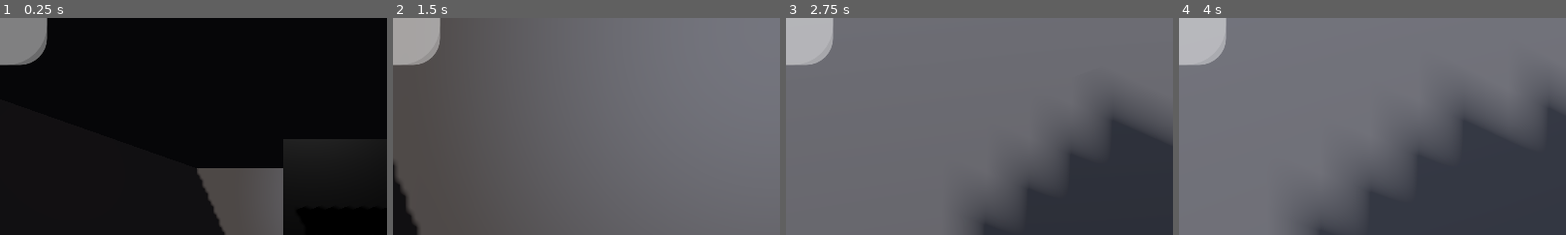
Above: before the commit, frames 1-4 (left to right).
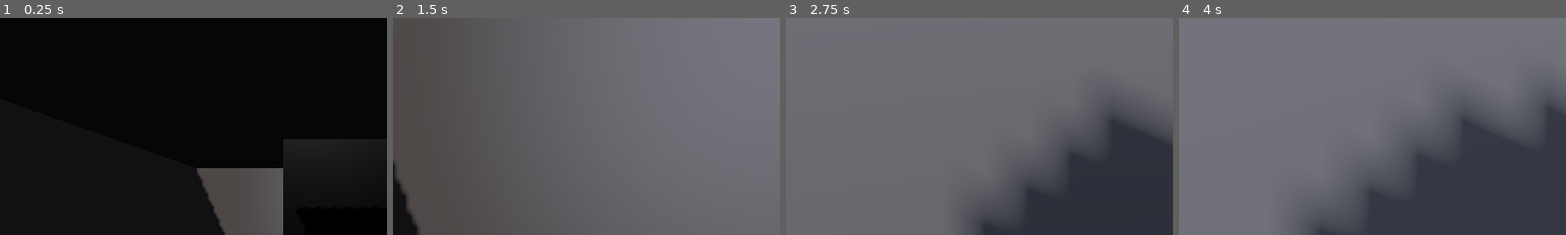
Above: after the commit, the same moments.

Repository: lucasteamalt12321/HorrorGame
Game: Godot game, scene res://world.tscn
The game is run twice, just before and just after one commit, with the same random seed, the same clock (stepped at 60 frames per second) and the same inputs.
Inputs (mouse positions are % of the whole screen's width and height, from its top left):
- Up to frame 1 (0.25 s): no input
- Up to frame 2 (1.5 s): tap Enter (ui_accept) at 0.5, 0.77 s; move the mouse to (55, 50) at 0.52 s; hold W (move_forward) from 0.53 s (still down); move the mouse to (45, 50) at 1.27 s
- Up to frame 3 (2.75 s): keep holding W (move_forward); tap Enter (ui_accept) at 1.52 s; move the mouse to (52, 48) at 2.02 s
- Up to frame 4 (4 s): keep holding W (move_forward); tap Enter (ui_accept) at 2.75, 3.02, 3.77 s; move the mouse to (49, 52) at 2.77 s; move the mouse to (57, 51) at 3.52 s
The pictures show only the part of the screen within x 0-50%, y 0-50%; the shares and areas given below are measured in that part.

The runs differ from the first frame. In frame 1, 2.5% of the frame differs, in the area x 0-13%, y 0-22%; in frame 2, 2.5%; in frame 3, 2.5%; in frame 4, 2.5%.

Commit message:
fix mobile controls - joystick, camera, jump

Diff:
--- a/mobile_controls.gd
+++ b/mobile_controls.gd
@@ -1,13 +1,10 @@
 extends Control
 
-var look_delta = Vector2.ZERO
 var touching_camera = false
 var last_touch_pos = Vector2.ZERO
-var move_buttons = []
 
 @onready var joystick_base = $JoystickBase
 @onready var joystick_knob = $JoystickBase/Knob
-@onready var jump_btn = $JumpButton
 
 var joystick_touch_index = -1
 var joystick_center = Vector2.ZERO
@@ -15,7 +12,7 @@
 var move_dir = Vector2.ZERO
 
 func _ready():
-	joystick_center = joystick_base.position + joystick_base.size / 2
+	joystick_radius = joystick_base.size.x / 2 - 10
 
 func _input(event):
 	if event is InputEventScreenTouch:
@@ -24,7 +21,7 @@
 				joystick_touch_index = event.index
 				joystick_center = event.position
 				joystick_base.global_position = event.position - joystick_base.size / 2
-			elif event.position.x > get_viewport_rect().size.x * 0.6:
+			elif event.position.x > get_viewport_rect().size.x * 0.5:
 				touching_camera = true
 				last_touch_pos = event.position
 		else:
@@ -47,7 +44,9 @@
 			last_touch_pos = event.position
 			var player = get_tree().get_first_node_in_group("player")
 			if player:
-				player.camera_offset -= diff * 0.003
+				player.rotate_y(-diff.x * 0.003)
+				player.head.rotate_x(-diff.y * 0.003)
+				player.head.rotation.x = clamp(player.head.rotation.x, -PI/2, PI/2)
 
 func _process(_delta):
 	var player = get_tree().get_first_node_in_group("player")
--- a/mobile_controls.tscn
+++ b/mobile_controls.tscn
@@ -10,14 +10,21 @@
 corner_radius_bottom_left = 60
 
 [sub_resource type="StyleBoxFlat" id="StyleBoxKnob"]
-bg_color = Color(1, 1, 1, 0.4)
+bg_color = Color(1, 1, 1, 0.5)
 corner_radius_top_left = 40
 corner_radius_top_right = 40
 corner_radius_bottom_right = 40
 corner_radius_bottom_left = 40
 
 [sub_resource type="StyleBoxFlat" id="StyleBoxJump"]
-bg_color = Color(1, 1, 1, 0.2)
+bg_color = Color(1, 1, 1, 0.25)
+corner_radius_top_left = 50
+corner_radius_top_right = 50
+corner_radius_bottom_right = 50
+corner_radius_bottom_left = 50
+
+[sub_resource type="StyleBoxFlat" id="StyleBoxJumpPressed"]
+bg_color = Color(1, 1, 1, 0.5)
 corner_radius_top_left = 50
 corner_radius_top_right = 50
 corner_radius_bottom_right = 50
@@ -33,31 +40,34 @@
 script = ExtResource("1")
 
 [node name="JoystickBase" type="PanelContainer" parent="."]
-offset_left = -70.0
-offset_top = -70.0
-offset_right = 70.0
-offset_bottom = 70.0
-grow_horizontal = 2
-grow_vertical = 2
+anchors_preset = 0
+offset_left = 30.0
+offset_top = -190.0
+offset_right = 170.0
+offset_bottom = -50.0
 theme_override_styles/panel = SubResource("StyleBoxBase")
 
 [node name="Knob" type="PanelContainer" parent="JoystickBase"]
-offset_left = 20.0
-offset_top = 20.0
-offset_right = 80.0
-offset_bottom = 80.0
+offset_left = 35.0
+offset_top = 35.0
+offset_right = 105.0
+offset_bottom = 105.0
 theme_override_styles/panel = SubResource("StyleBoxKnob")
 
 [node name="JumpButton" type="Button" parent="."]
 anchors_preset = 2
 anchor_top = 1.0
 anchor_bottom = 1.0
-offset_left = -120.0
-offset_top = -120.0
-offset_right = -20.0
-offset_bottom = -20.0
+offset_left = -150.0
+offset_top = -150.0
+offset_right = -30.0
+offset_bottom = -30.0
 grow_vertical = 0
-custom_minimum_size = Vector2(100, 100)
+custom_minimum_size = Vector2(120, 120)
 theme_override_styles/normal = SubResource("StyleBoxJump")
+theme_override_styles/hover = SubResource("StyleBoxJump")
+theme_override_styles/pressed = SubResource("StyleBoxJumpPressed")
 theme_override_font_sizes/font_size = 20
 text = "JUMP"
+
+[connection signal="pressed" from="JumpButton" to="." method="_on_jump_button_pressed"]
Not shown: 1 places in mobile_controls.tscn that only renumber resources
